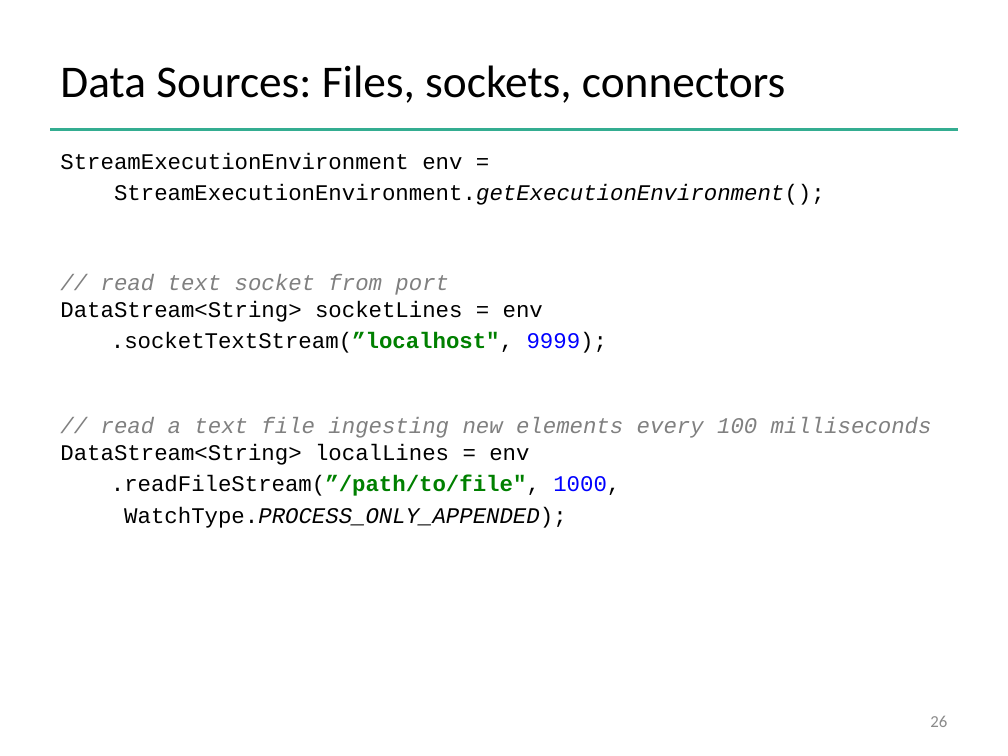
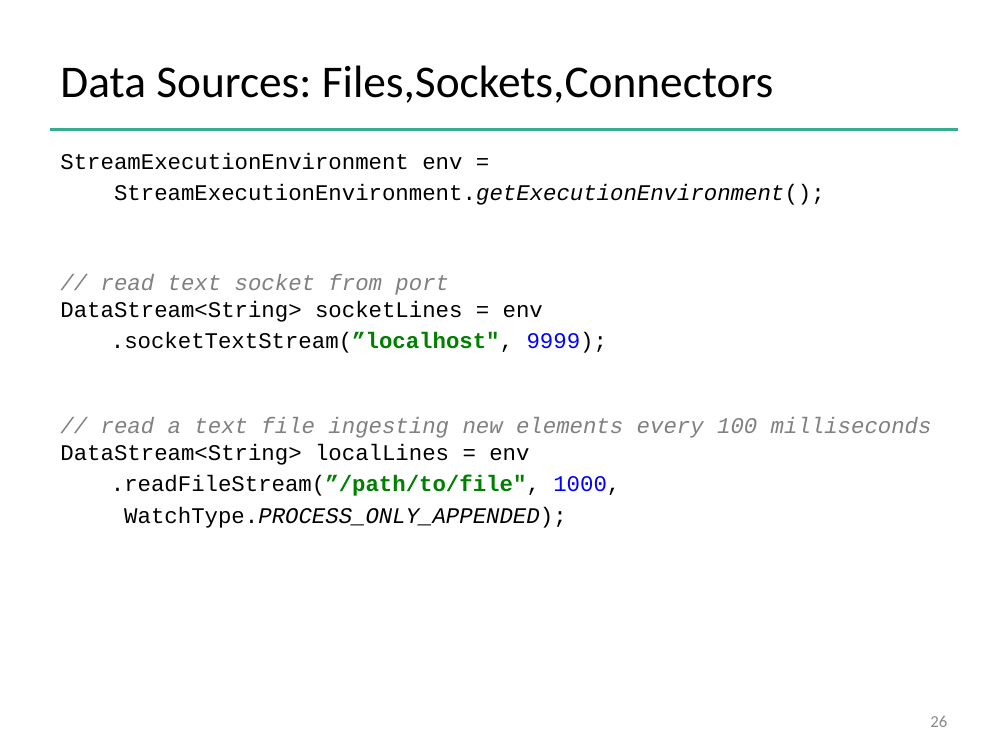
Before and after one commit to dataArtisans/flink-training-web, a slide deck: slide 26 of slides/flink_stream_basics.pptx. Drawn at 1008x756 pixels with LibreOffice and Linux fonts; fonts in the diff are those of the drawing; background and template pictures are left out. Boxes give left, top, right and bottom in pixels: in the first picture for what was removed or moved away, otherwise in the second. Text is boxed around its words. In the diff, an @@ line names an element or a change of style, - is before the commit and + after.

```diff
--- a/slides/flink_stream_basics.pptx
+++ b/slides/flink_stream_basics.pptx
@@ title at (60,65,774,103): text changed @@
-Data Sources: Files, sockets, connectors
+Data Sources: Files,Sockets,Connectors
```
Also in this commit, not shown: 19 other slides changed, 2 slides added, 3 other files.
